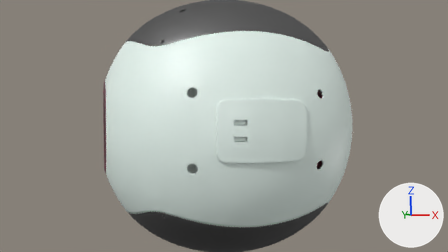
An edit to the Blender file 2.8-drone-sphere-with-impeller-001 03-04-2019.blend, drawn before and after from the same camera.
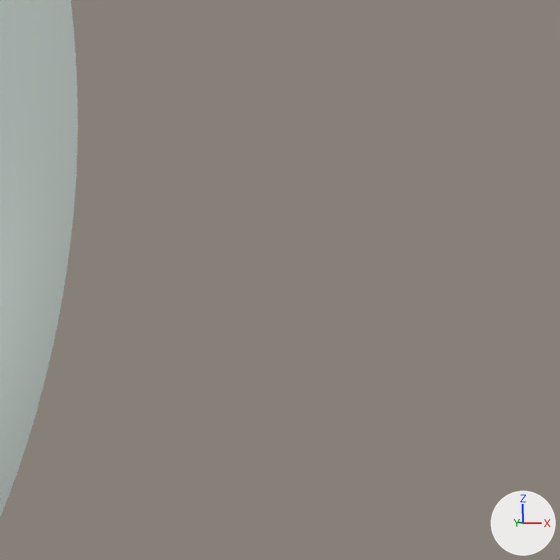
The first picture shows the older version from the file's camera 'Camera'. The close-ups show both versions on the part from 76% to 93% of the width and 44% to 73% of the height of that picture; other places that the commit changed are outside them. The lights are fixed; the arrows at lower right show +X, +Y and +Z.

The first close-up shows 'Drone Body'.
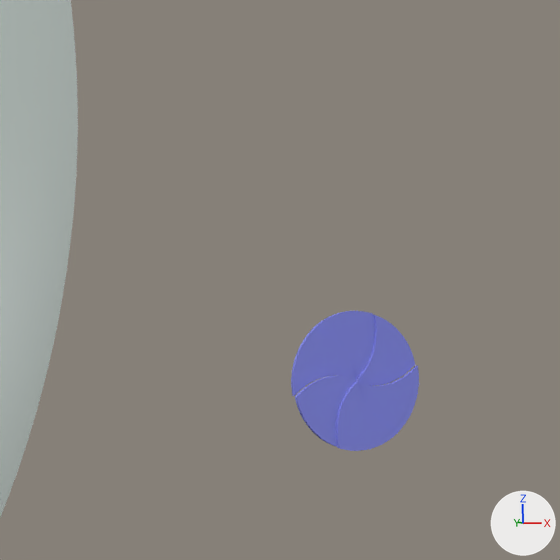
The edits, one by one:
Material 'Material.002' (mat_material_002) is new.
Its base color is (0.244, 0.264, 0.8) (blue #878ce7).
Mesh me_circle_016 is new.
It has 990 vertices, 924 faces and spans x -1.009..0.022, y 0.0, z -0.969..0.0.
It uses material mat_material_002 (blue #878ce7).
Mesh me_circle_017 is new.
It has 990 vertices, 924 faces and spans x -0.685..0.314, y 0.0, z 0.0..1.046.
It uses material mat_material_002 (blue #878ce7).
Mesh me_circle_018 is new.
It has 990 vertices, 924 faces and spans x -0.314..0.685, y 0.0, z -1.046..0.0.
It uses material mat_material_002 (blue #878ce7).
Mesh me_circle_019 is new.
It has 990 vertices, 924 faces and spans x 0.0..1.029, y 0.0, z -0.763..0.263.
It uses material mat_material_002 (blue #878ce7).
Mesh me_circle_020 is new.
It has 990 vertices, 924 faces and spans x -0.022..1.009, y 0.0, z 0.0..0.969.
It uses material mat_material_002 (blue #878ce7).
Mesh me_circle_021 is new.
It has 1980 vertices, 1978 faces and spans x -1.029..0.0, y -0.05..0.0, z -0.263..0.763.
It uses material mat_material_002 (blue #878ce7).
Object 'Iris Leaf 3.002' (ob_iris_leaf_3_002) is new; it shows me_circle_016.
Its location is (17.71, -9.28, -4.47).
Its rotation in degrees is (0, 60, 0).
It gains a SOLIDIFY modifier named 'Solidify'.
Modifier setting: thickness = 0.05.
Modifier setting: nonmanifold_thickness_mode = 'FIXED'.
Modifier setting: nonmanifold_merge_threshold = 0.0003.
Object 'Iris Leaf 2.002' (ob_iris_leaf_2_002) is new; it shows me_circle_017.
Its location is (16.04, -9.15, -3.91).
Its rotation in degrees is (0, 60, 0).
It gains a SOLIDIFY modifier named 'Solidify'.
Modifier setting: thickness = 0.05.
Modifier setting: nonmanifold_thickness_mode = 'FIXED'.
Modifier setting: nonmanifold_merge_threshold = 0.0003.
Object 'Iris Leaf 4.002' (ob_iris_leaf_4_002) is new; it shows me_circle_018.
Its location is (18.04, -9.24, -3.51).
Its rotation in degrees is (0, 60, 0).
It gains a SOLIDIFY modifier named 'Solidify'.
Modifier setting: thickness = 0.05.
Modifier setting: nonmanifold_thickness_mode = 'FIXED'.
Modifier setting: nonmanifold_merge_threshold = 0.0003.
Object 'Iris Leaf 5.002' (ob_iris_leaf_5_002) is new; it shows me_circle_019.
Its location is (17.37, -9.15, -2.75).
Its rotation in degrees is (0, 60, 0).
It gains a SOLIDIFY modifier named 'Solidify'.
Modifier setting: thickness = 0.05.
Modifier setting: nonmanifold_thickness_mode = 'FIXED'.
Modifier setting: nonmanifold_merge_threshold = 0.0003.
Object 'Iris Leaf 6.002' (ob_iris_leaf_6_002) is new; it shows me_circle_020.
Its location is (16.37, -9.11, -2.95).
Its rotation in degrees is (0, 60, 0).
It gains a SOLIDIFY modifier named 'Solidify'.
Modifier setting: thickness = 0.05.
Modifier setting: nonmanifold_thickness_mode = 'FIXED'.
Modifier setting: nonmanifold_merge_threshold = 0.0003.
Object 'Iris Leaf 1 Primary.002' (ob_iris_leaf_1_primary_002) is new; it shows me_circle_021.
Its location is (16.71, -9.23, -4.67).
Its rotation in degrees is (0, 60, 0).

Boxes [x1, y1, x2, y2] around the edits, measured in the close-ups (560 x 560 px):
'Iris Leaf 1 Primary.002', added (blue): after [295, 376, 357, 447]
'Iris Leaf 2.002', added (blue): after [291, 329, 355, 396]
'Iris Leaf 3.002', added (blue): after [336, 381, 399, 451]
'Iris Leaf 5.002', added (blue): after [356, 315, 415, 386]
'Iris Leaf 6.002', added (blue): after [311, 311, 375, 379]
'Iris Leaf 4.002', added (blue): after [359, 366, 419, 431]
